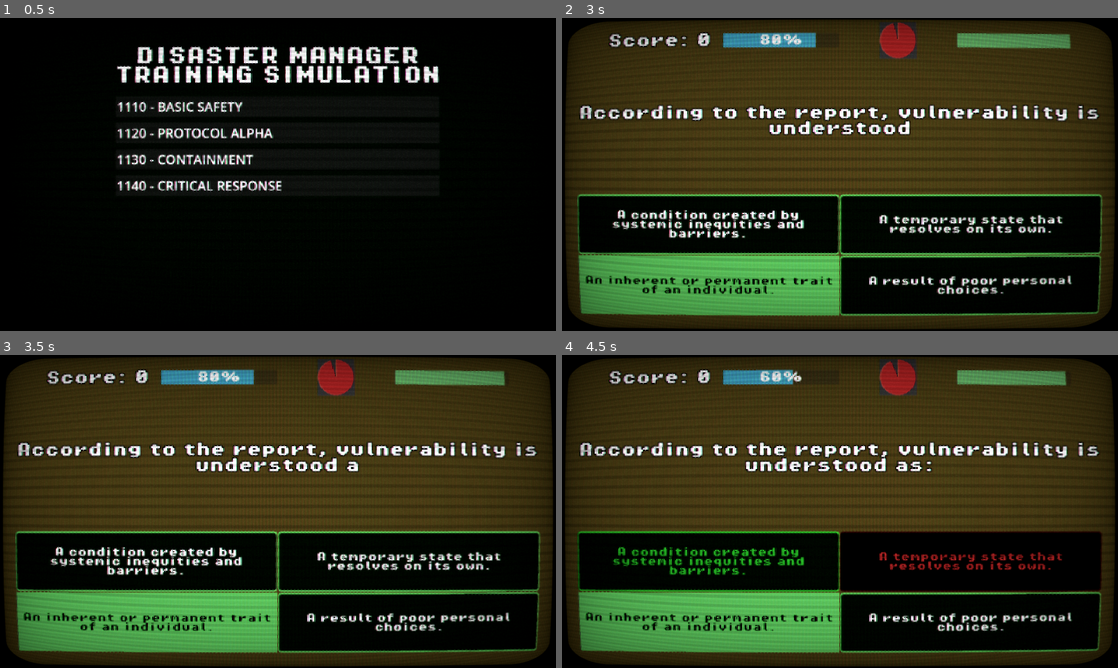
Above: before the commit, frames 1-4 (two rows, left to right).
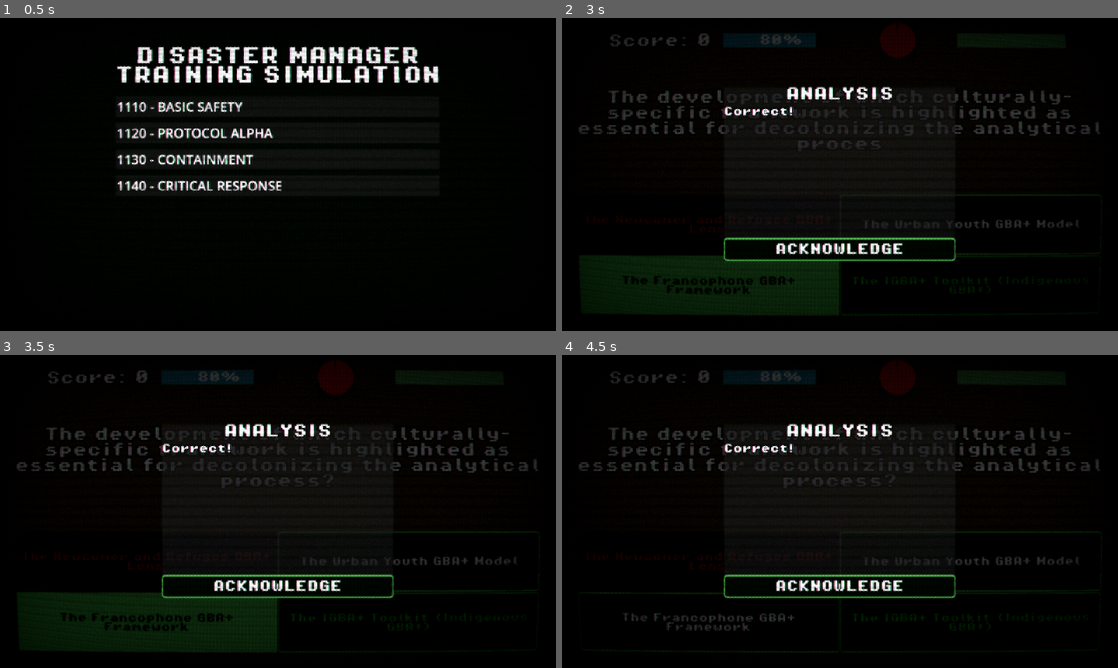
Above: after the commit, the same moments.

Repository: nzach123/multiplechoicequizgame_01a
Game: Godot game, scene res://scenes/MainMenu.tscn
Two runs of this game, one before a commit and one after it. Both use one fixed random seed, a clock stepped at 60 frames per second and the inputs below. Sound files missing from this copy of the repository are replaced by a short silence.
Inputs:
- Up to frame 1 (0.5 s): no input
- Up to frame 2 (3 s): click "1110 - BASIC SAFETY" at 0.5 s; click "The Newcomer and Refugee GBA+…" at 1.25 s; click "The Urban Youth GBA+ Model" at 2 s; click "The Francophone GBA+ Framework" at 2.75 s
- Up to frame 3 (3.5 s): no input
- Up to frame 4 (4.5 s): click "A temporary state that resolv…" (after the commit: "The Urban Youth GBA+ Model") at 3.5 s; click "An inherent or permanent trai…" (after the commit: "The Francophone GBA+ Framework") at 4.25 s

Frame 1 is identical in both runs. In frame 2, 75% of the frame differs, in the area x 0-100%, y 0-100%; in frame 3, 75%; in frame 4, 74%.

Commit message:
Add remediation popup for answer explanations
Introduces a RemediationPopup scene and script to display explanations after incorrect answers. Integrates the popup into the quiz flow, pausing timers and requiring user acknowledgment before proceeding to the next question. Updates GameSession.gd and quiz_scene.tscn to support this feature.

Diff:
--- /dev/null
+++ b/scenes/RemediationPopup.tscn
@@ -0,0 +1,64 @@
+[gd_scene load_steps=4 format=3 uid="uid://b8x7y201a3c4d"]
+
+[ext_resource type="Script" uid="uid://beprsk5hbl0ac" path="res://scripts/RemediationPopup.gd" id="1_script"]
+[ext_resource type="Theme" uid="uid://dmi3jf6jonyoq" path="res://resources/themes/title_theme.tres" id="2_theme"]
+
+[sub_resource type="StyleBoxFlat" id="StyleBoxFlat_bg"]
+bg_color = Color(0, 0, 0, 0.8)
+
+[node name="RemediationPopup" type="Control"]
+layout_mode = 3
+anchors_preset = 15
+anchor_right = 1.0
+anchor_bottom = 1.0
+grow_horizontal = 2
+grow_vertical = 2
+script = ExtResource("1_script")
+
+[node name="Background" type="Panel" parent="."]
+layout_mode = 1
+anchors_preset = 15
+anchor_right = 1.0
+anchor_bottom = 1.0
+grow_horizontal = 2
+grow_vertical = 2
+theme_override_styles/panel = SubResource("StyleBoxFlat_bg")
+
+[node name="Panel" type="PanelContainer" parent="."]
+layout_mode = 1
+anchors_preset = 8
+anchor_left = 0.5
+anchor_top = 0.5
+anchor_right = 0.5
+anchor_bottom = 0.5
+offset_left = -400.0
+offset_top = -300.0
+offset_right = 400.0
+offset_bottom = 300.0
+grow_horizontal = 2
+grow_vertical = 2
+theme = ExtResource("2_theme")
+
+[node name="VBoxContainer" type="VBoxContainer" parent="Panel"]
+layout_mode = 2
+theme_override_constants/separation = 20
+
+[node name="TitleLabel" type="Label" parent="Panel/VBoxContainer"]
+layout_mode = 2
+theme_override_font_sizes/font_size = 48
+text = "ANALYSIS"
+horizontal_alignment = 1
+
+[node name="ExplanationLabel" type="Label" parent="Panel/VBoxContainer"]
+custom_minimum_size = Vector2(100, 200)
+layout_mode = 2
+size_flags_vertical = 3
+theme_override_font_sizes/font_size = 32
+text = "Explanation goes here..."
+autowrap_mode = 3
+
+[node name="AcknowledgeButton" type="Button" parent="Panel/VBoxContainer"]
+custom_minimum_size = Vector2(0, 80)
+layout_mode = 2
+theme_override_font_sizes/font_size = 40
+text = "ACKNOWLEDGE"
--- a/scenes/quiz_scene.tscn
+++ b/scenes/quiz_scene.tscn
@@ -10,6 +10,7 @@
 [ext_resource type="AudioStream" uid="uid://c10rpwkshe82c" path="res://assets/audio/Beeps/mixkit-facility-alarm-sound-999.wav" id="7_jfjul"]
 [ext_resource type="Texture2D" uid="uid://cu3bc6hhigkdn" path="res://resources/textures/timer_bg.tres" id="8_timerbg"]
 [ext_resource type="Texture2D" uid="uid://bea340qugpmjo" path="res://resources/textures/timer_fg.tres" id="9_timerfg"]
+[ext_resource type="PackedScene" uid="uid://b8x7y201a3c4d" path="res://scenes/RemediationPopup.tscn" id="10_popup"]
 
 [sub_resource type="Gradient" id="Gradient_ijcxg"]
 offsets = PackedFloat32Array(0.376471, 1)
@@ -228,6 +229,10 @@
 theme_override_font_sizes/font_size = 128
 text = "Correct!"
 
+[node name="RemediationPopup" parent="." instance=ExtResource("10_popup")]
+visible = false
+layout_mode = 1
+
 [node name="CRTScreen" type="ColorRect" parent="."]
 material = SubResource("ShaderMaterial_ndxw5")
 layout_mode = 1
--- a/scripts/GameSession.gd
+++ b/scripts/GameSession.gd
@@ -14,6 +14,7 @@
 @onready var round_timer = $RoundTimer   # Set to 60s in Inspector
 
 @onready var feedback_label = $FeedbackLabel
+@onready var remediation_popup = $RemediationPopup
 @onready var buttons = [
 	$VBoxContainer/MarginContainer/AnswerGridContainer/Button,
 	$VBoxContainer/MarginContainer/AnswerGridContainer/Button2,
@@ -57,6 +58,9 @@
 		sfx_ambience.play()
 
 	# Load Data and Start
+	# Connect Remediation Signal
+	remediation_popup.acknowledged.connect(_on_remediation_acknowledged)
+
 	# If we have questions loaded (from Main Menu), use them. Otherwise load default (debug/testing).
 	if GameManager.questions_pool.size() > 0:
 		start_game()
@@ -168,16 +172,15 @@
 
 	if is_correct:
 		handle_correct(selected_idx)
+		# If game isn't over, wait and load next
+		if GameManager.current_integrity > 0:
+			await get_tree().create_timer(1.5).timeout
+			# Double check integrity didn't drop while waiting (edge case) and timer didn't run out
+			if not round_timer.is_stopped():
+				current_q_index += 1
+				load_question(current_q_index)
 	else:
 		handle_wrong(selected_idx, correct_idx, q_data, selected_answer_obj["text"])
-
-	# If game isn't over, wait and load next
-	if GameManager.current_integrity > 0:
-		await get_tree().create_timer(1.5).timeout
-		# Double check integrity didn't drop while waiting (edge case) and timer didn't run out
-		if not round_timer.is_stopped():
-			current_q_index += 1
-			load_question(current_q_index)
 
 # --- EVENT HANDLERS ---
 
@@ -199,13 +202,6 @@
 	# Handle timeout as a wrong answer
 	handle_wrong(-1, correct_idx, q_data, "TIMEOUT")
 
-	# Check if we survived the hit
-	if GameManager.current_integrity > 0:
-		await get_tree().create_timer(1.5).timeout
-		if not round_timer.is_stopped():
-			current_q_index += 1
-			load_question(current_q_index)
-
 func _on_round_timeout():
 	# 60 Seconds are up - Immediate Game Over
 	finish_game()
@@ -251,6 +247,27 @@
 	# 4. Check for Game Over triggered by Integrity
 	if GameManager.current_integrity <= 0:
 		finish_game()
+		return
+
+	# 5. Trigger Remediation Loop
+	round_timer.paused = true
+	question_timer.paused = true
+
+	# Wait for user to process the visual feedback (Green/Red buttons)
+	await get_tree().create_timer(1.5).timeout
+
+	var explanation = q_data.get("explanation", "No explanation provided.")
+	remediation_popup.set_explanation(explanation)
+	remediation_popup.show()
+
+func _on_remediation_acknowledged():
+	remediation_popup.hide()
+
+	round_timer.paused = false
+	question_timer.paused = false
+
+	current_q_index += 1
+	load_question(current_q_index)
 
 func update_score_ui():
 	score_label.text = "Score: " + str(GameManager.current_score)
--- /dev/null
+++ b/scripts/RemediationPopup.gd
@@ -0,0 +1,15 @@
+extends Control
+
+signal acknowledged
+
+@onready var explanation_label = $Panel/VBoxContainer/ExplanationLabel
+@onready var acknowledge_button = $Panel/VBoxContainer/AcknowledgeButton
+
+func _ready():
+	acknowledge_button.pressed.connect(_on_acknowledge_pressed)
+
+func set_explanation(text: String):
+	explanation_label.text = text
+
+func _on_acknowledge_pressed():
+	acknowledged.emit()
Not shown: 1 places in scenes/quiz_scene.tscn that only renumber resources
Not shown, added: scripts/RemediationPopup.gd.uid
